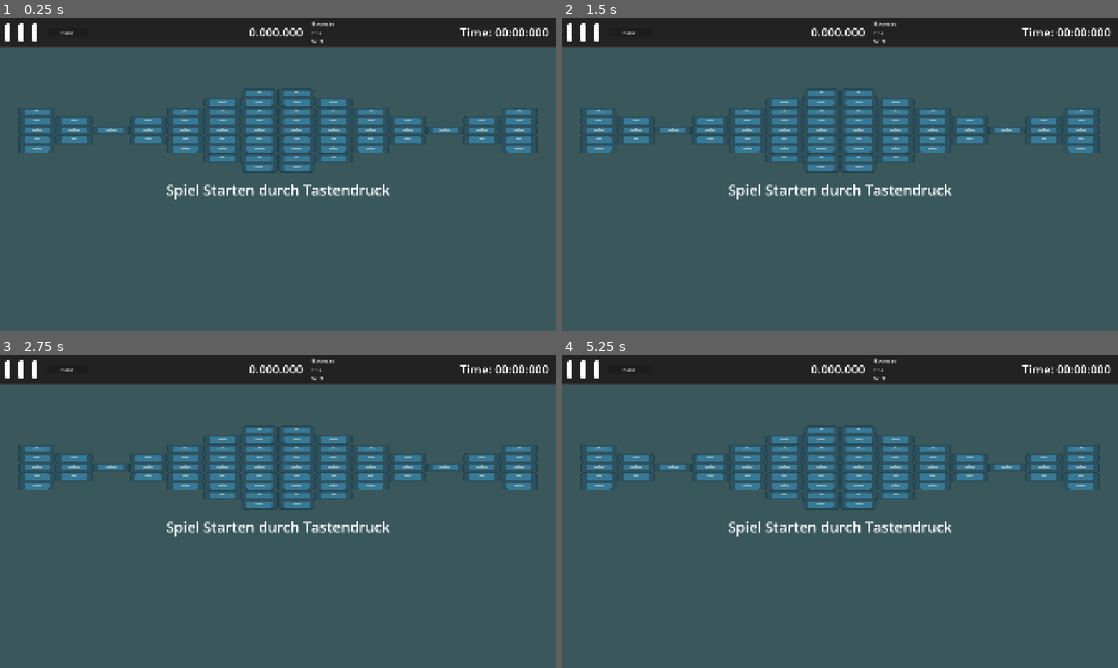
Above: before the commit, frames 1-4 (two rows, left to right).
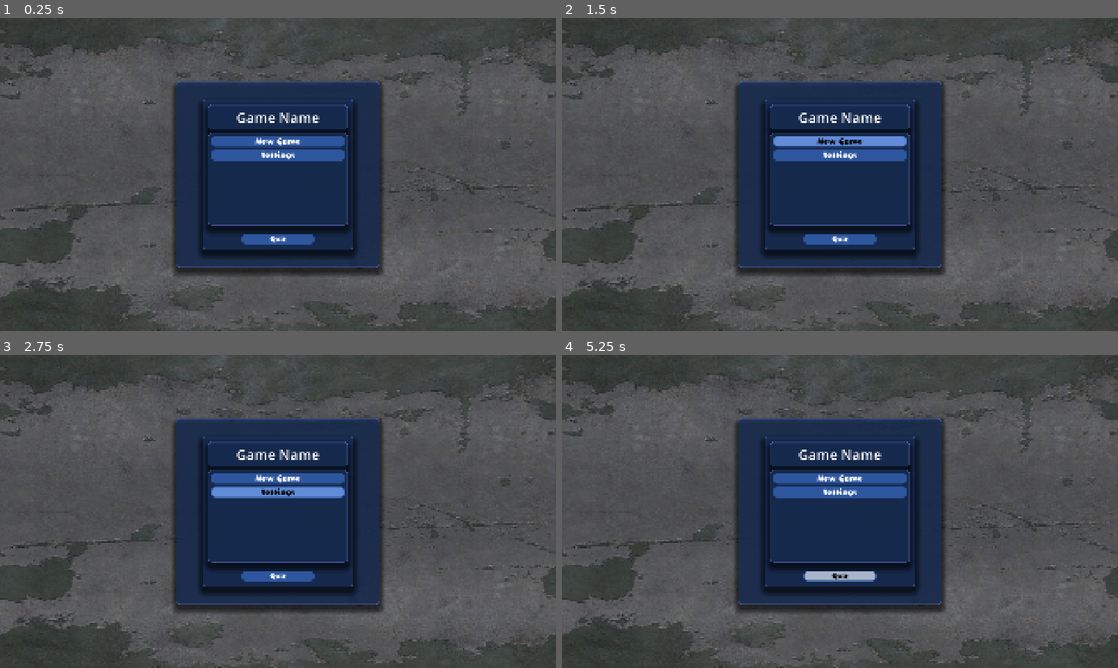
Above: after the commit, the same moments.

Repository: Fox-Alpha/BrickBreaker-MiniGame
Game: Godot game, scene res://scenes/game/main_game.tscn
The game is run twice, just before and just after one commit, with the same random seed, the same clock (stepped at 60 frames per second) and the same inputs. The engine's default icon, where the game draws it, is replaced by a stand-in: a white triangle on a blue panel in a dark square.
Inputs (mouse positions are in pixels of both pictures, inside the frame that each line leads up to):
- Up to frame 1 (0.25 s): no input
- Up to frame 2 (1.5 s): click (840, 140) at 0.5 s, where only the run after the commit has a clickable "New Game"; click (840, 140) at 1.25 s, where only the run after the commit has a clickable "New Game"
- Up to frame 3 (2.75 s): click (278, 492) at 2 s, where only the run after the commit has a clickable "Settings"
- Up to frame 4 (5.25 s): move the mouse to (962, 495) at 2.77 s; hold D (p1_right) 2.78-3.53 s; click (962, 495) at 2.92 s; move the mouse to (728, 527) at 3.52 s; hold A (p1_left) 3.53-4.28 s; move the mouse to (895, 442) at 4.27 s; hold D (p1_right) from 4.28 s (still down); move the mouse to (812, 574) at 5.02 s; click (812, 574) at 5.17 s

The runs differ from the first frame. In frame 1, 76% of the frame differs, in the area x 0-100%, y 0-100%; in frame 2, 76%; in frame 3, 76%; in frame 4, 76%.

Commit message:
Add: Implementierung des Main Menu

Diff:
--- a/project.godot
+++ b/project.godot
@@ -16,6 +16,10 @@
 config/features=PackedStringArray("4.6", "Forward Plus")
 config/icon="res://icon.svg"
 
+[autoload]
+
+Game="*uid://btrgue0s87w66"
+
 [display]
 
 window/size/viewport_width=1920
@@ -23,6 +27,7 @@
 window/size/mode=2
 window/size/initial_position_type=3
 window/size/initial_position=Vector2i(100, 100)
+window/size/initial_screen=1
 window/size/window_width_override=1920
 window/size/window_height_override=1080
 window/stretch/mode="canvas_items"
@@ -31,6 +36,10 @@
 [global_group]
 
 Wall=""
+
+[gui]
+
+theme/custom="uid://wvu4pacnfwqt"
 
 [input]
 
--- a/scenes/game/main_game.gd
+++ b/scenes/game/main_game.gd
@@ -25,6 +25,7 @@
 signal Player_Score
 signal GS_GAME_PAUSED
 signal GS_GAME_UNPAUSED
+#signal GL_GAMESTATE_CHANGE
 @warning_ignore_restore("unused_signal")
 #endregion
 
@@ -47,7 +48,8 @@
 	NoMoreBrickInMap.connect(func(): print("Keine Bricks mehr da"))
 	cam.position = get_viewport_rect().get_center()
 	center_marker.position = get_viewport_rect().get_center()
-	get_tree().paused = true
+	GS_GAME_UNPAUSED.connect(startgame)
+	#get_tree().paused = true
 	pass # Replace with function body.
 
 
--- a/scenes/game/main_game.tscn
+++ b/scenes/game/main_game.tscn
@@ -5,23 +5,34 @@
 [ext_resource type="PackedScene" uid="uid://d0vgsm8l8f5cv" path="res://scenes/brickmap/brick_map.tscn" id="3_7qhhq"]
 [ext_resource type="Texture2D" uid="uid://bh2tcy5tq4lj2" path="res://scenes/ball/ball.png" id="4_noi7s"]
 [ext_resource type="PackedScene" uid="uid://cr3ea77qs82xt" path="res://scenes/game/ui/game_ui.tscn" id="5_p2514"]
+[ext_resource type="PackedScene" uid="uid://cds6jx3u4sspi" path="res://scenes/main_menu/MainMenu.tscn" id="6_rpywg"]
 
 [node name="MainGame" type="Node2D" unique_id=2059236733 node_paths=PackedStringArray("brickmap", "cam", "canvas_layer")]
 script = ExtResource("1_noi7s")
 paddle = ExtResource("2_p2514")
-brickmap = NodePath("BrickMap")
+brickmap = NodePath("Level/BrickMap")
 cam = NodePath("Camera2D")
-canvas_layer = NodePath("CanvasLayer")
+canvas_layer = NodePath("GameUI/CanvasLayer")
 
 [node name="Camera2D" type="Camera2D" parent="." unique_id=1199878627]
 limit_enabled = false
 
-[node name="BrickMap" parent="." unique_id=1299192858 instance=ExtResource("3_7qhhq")]
-
 [node name="CenterMarker" type="Marker2D" parent="." unique_id=1704977525]
+visible = false
 
 [node name="Sprite2D" type="Sprite2D" parent="CenterMarker" unique_id=936164110]
 self_modulate = Color(0.15686275, 0.22745098, 1, 1)
 texture = ExtResource("4_noi7s")
 
-[node name="CanvasLayer" parent="." unique_id=1070231264 instance=ExtResource("5_p2514")]
+[node name="Level" type="Node" parent="." unique_id=1897711484]
+
+[node name="BrickMap" parent="Level" unique_id=1299192858 instance=ExtResource("3_7qhhq")]
+
+[node name="GameUI" type="Node" parent="." unique_id=1380177272]
+
+[node name="CanvasLayer" parent="GameUI" unique_id=1070231264 instance=ExtResource("5_p2514")]
+visible = false
+
+[node name="MenuUI" type="Node" parent="." unique_id=1979465861]
+
+[node name="MainMenu" parent="MenuUI" unique_id=69546658 instance=ExtResource("6_rpywg")]
